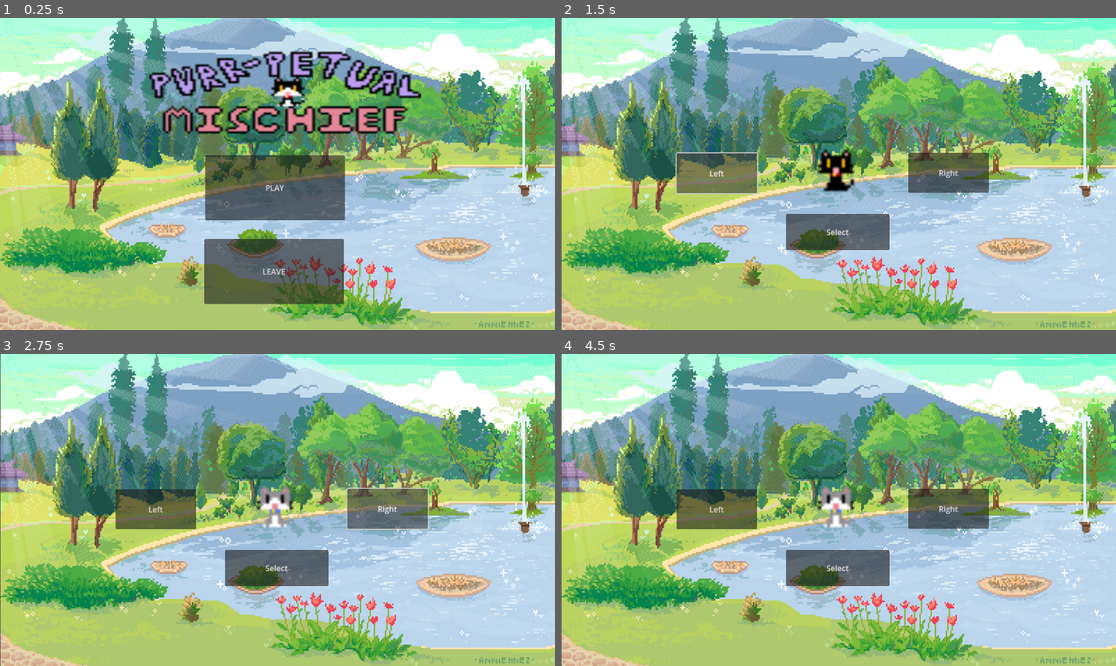
Above: before the commit, frames 1-4 (two rows, left to right).
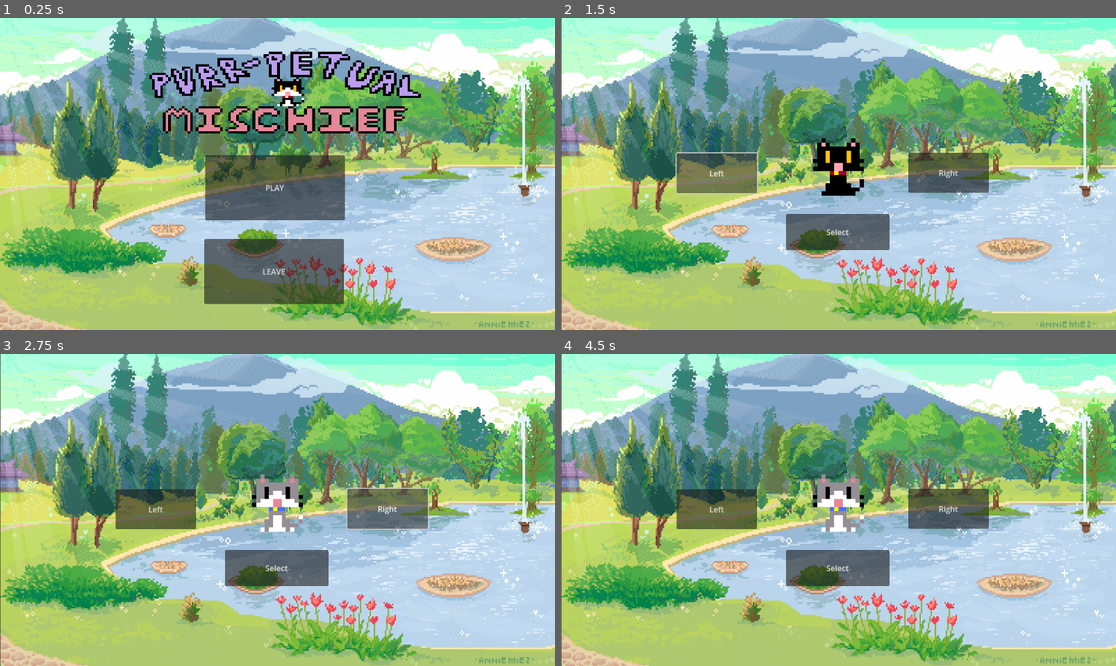
Above: after the commit, the same moments.

Repository: jade-od/Final-Project
Game: Godot game, scene res://main.tscn
Two runs of this game, one before a commit and one after it. Both use one fixed random seed, a clock stepped at 60 frames per second and the inputs below.
Inputs:
- Up to frame 1 (0.25 s): no input
- Up to frame 2 (1.5 s): click "PLAY" at 0.5 s; click "Left" at 1.25 s
- Up to frame 3 (2.75 s): click "Right" at 2 s
- Up to frame 4 (4.5 s): click "Select" at 2.75 s; click "Return to Home Screen" at 3.5 s; click "PLAY" at 4.25 s

The runs differ from the first frame. In frame 1, 4.0% of the frame differs, in the area x 26-76%, y 10-38%; in frame 2, 0.9%; in frame 3, 1.0%; in frame 4, 1.0%.

Commit message:
push
try. to. pull

Diff:
--- a/testing godot/main.tscn
+++ b/testing godot/main.tscn
@@ -18,6 +18,7 @@
 texture = ExtResource("2_ocas4")
 
 [node name="WithCat" type="Sprite2D" parent="."]
+texture_filter = 1
 position = Vector2(592, 192)
 scale = Vector2(5.64, 4.34286)
 texture = ExtResource("3_qo4ij")
--- a/testing godot/pick_cat.tscn
+++ b/testing godot/pick_cat.tscn
@@ -54,10 +54,11 @@
 texture = ExtResource("1_hdli6")
 
 [node name="CatSelect" type="AnimatedSprite2D" parent="."]
-position = Vector2(580, 338)
-scale = Vector2(6.15505, 6.10304)
+texture_filter = 1
+position = Vector2(589, 339)
+scale = Vector2(8.79876, 8.44576)
 sprite_frames = SubResource("SpriteFrames_k5kqj")
-animation = &"blackcat"
+animation = &"orangecat"
 
 [node name="Left" type="Button" parent="."]
 offset_left = 240.0
